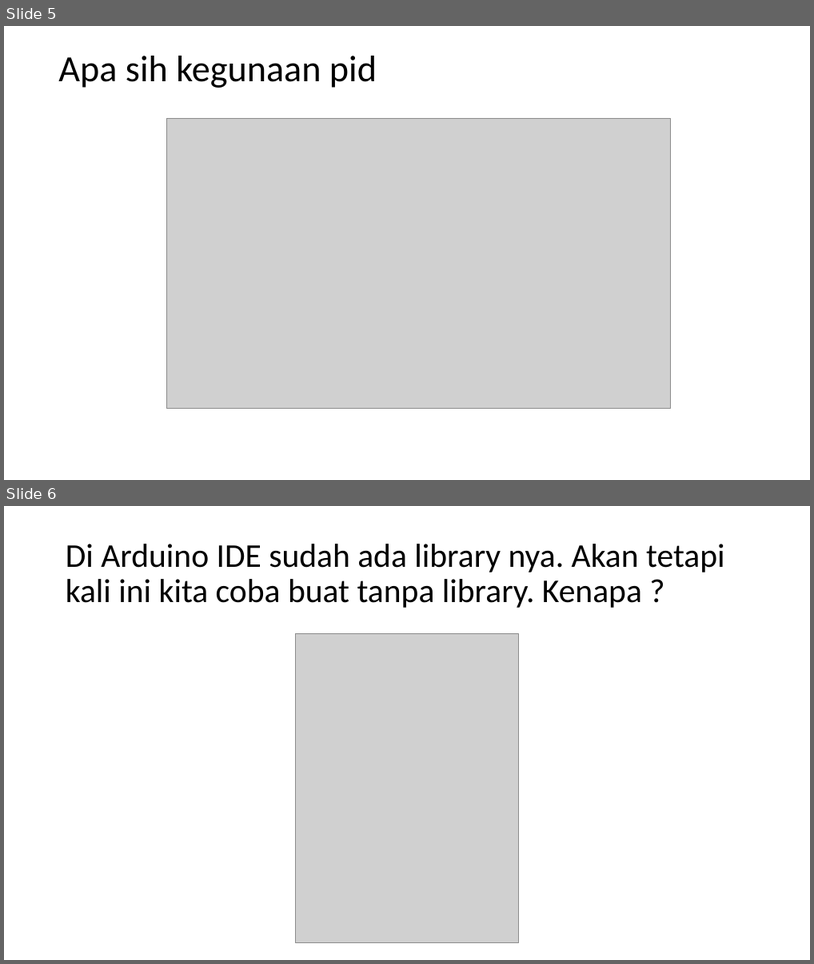
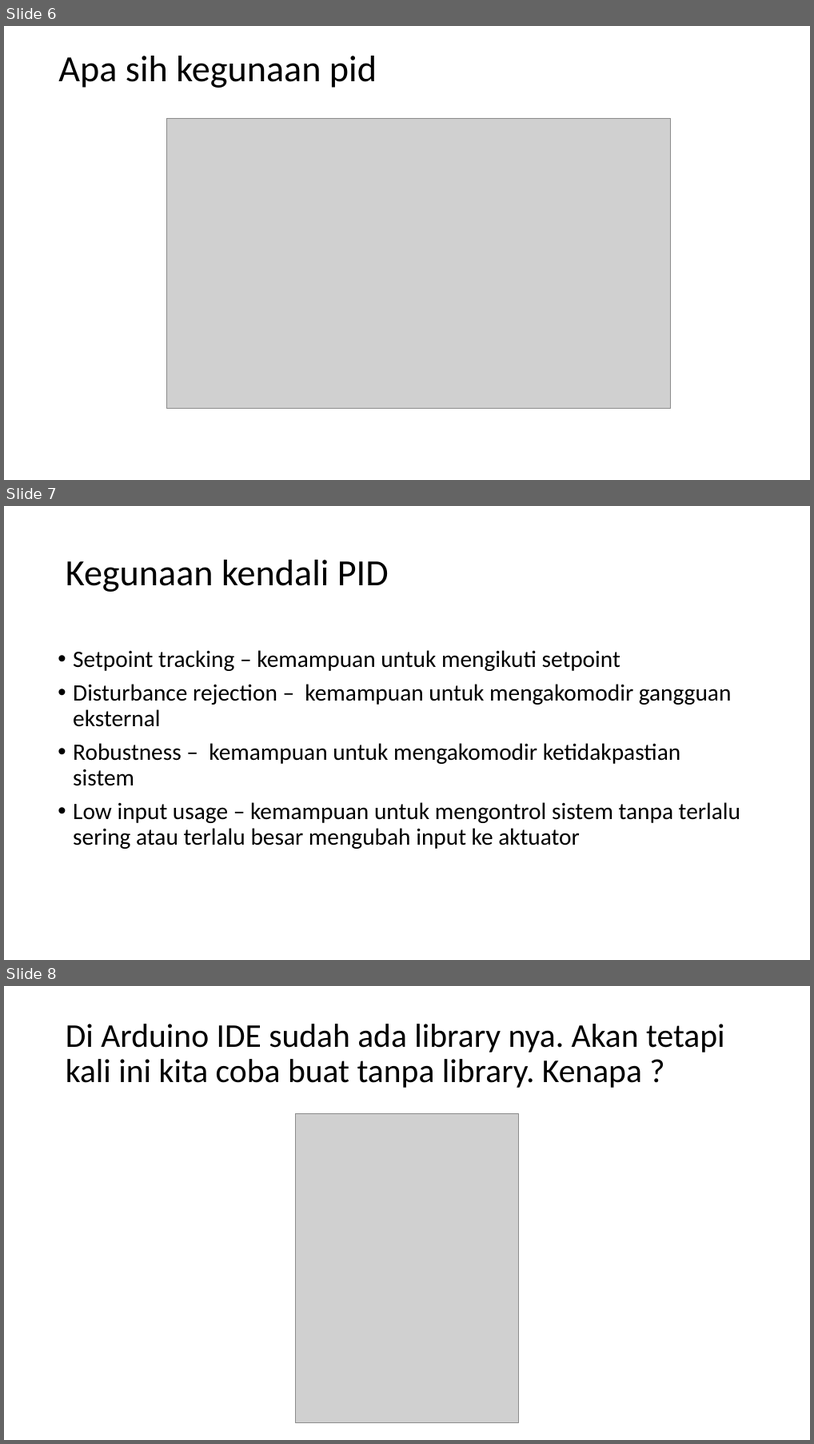
Before and after one commit to muhammadhusni777/kelasrobot_pid, a slide deck: ppt.pptx. Shown one above the other, each under a label of ours: slides 5 and 6 before the commit, slides 6, 7 and 8 after it. The pictures are 814x964 and 814x1444 pixels, drawn with LibreOffice and Linux fonts; fonts in the diff are those of the drawing; grey boxes stand for pictures. Boxes give left, top, right and bottom in pixels: in the first picture for what was removed or moved away, otherwise in the second. Text is boxed around its words. In the diff, an @@ line names an element or a change of style, - is before the commit and + after.

```diff
--- a/ppt.pptx
+++ b/ppt.pptx
@@ slide 7 added at box(4, 506, 810, 960), background #FFFFFF @@
@@ title added at box(66, 560, 389, 592), 44 pt, text #000000 @@
+Kegunaan kendali PID
@@ text added at box(73, 650, 741, 848), 28 pt, text #000000 @@
+• Setpoint tracking – kemampuan untuk mengikuti setpoint
+• Disturbance rejection – kemampuan untuk mengakomodir gangguan eksternal
+• Robustness – kemampuan untuk mengakomodir ketidakpastian sistem
+• Low input usage – kemampuan untuk mengontrol sistem tanpa terlalu sering atau terlalu besar mengubah input ke aktuator
@@ what was slide 5 is now slide 6 @@
@@ what was slide 6 is now slide 8 @@
```
Also in this commit, not shown: 9 slides changed, 6 other slides added, 2 slides removed, 4 other files.
